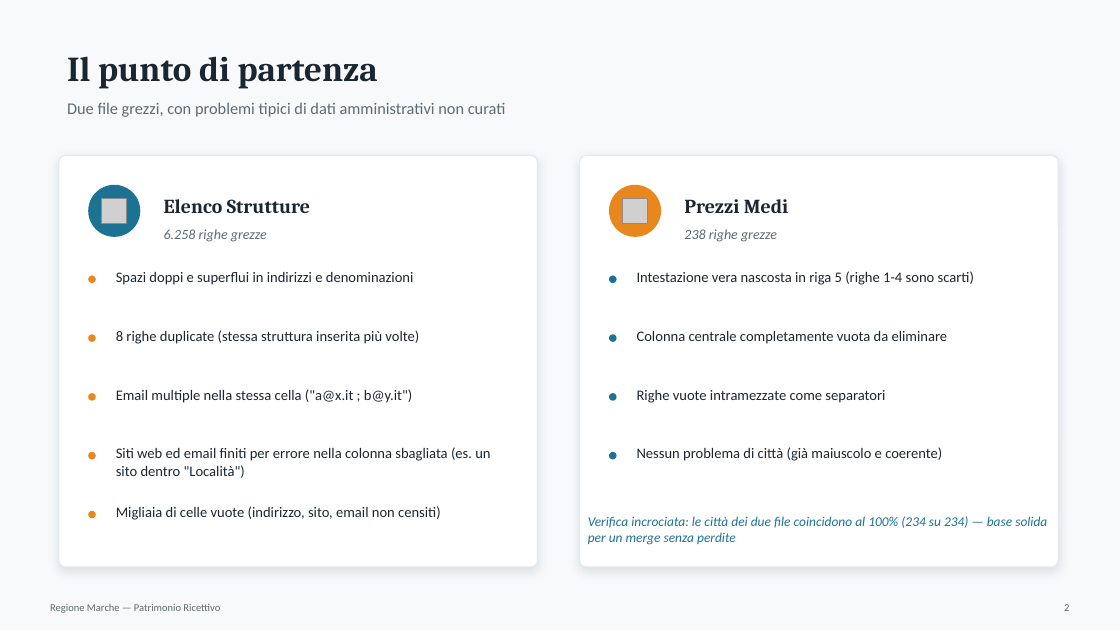
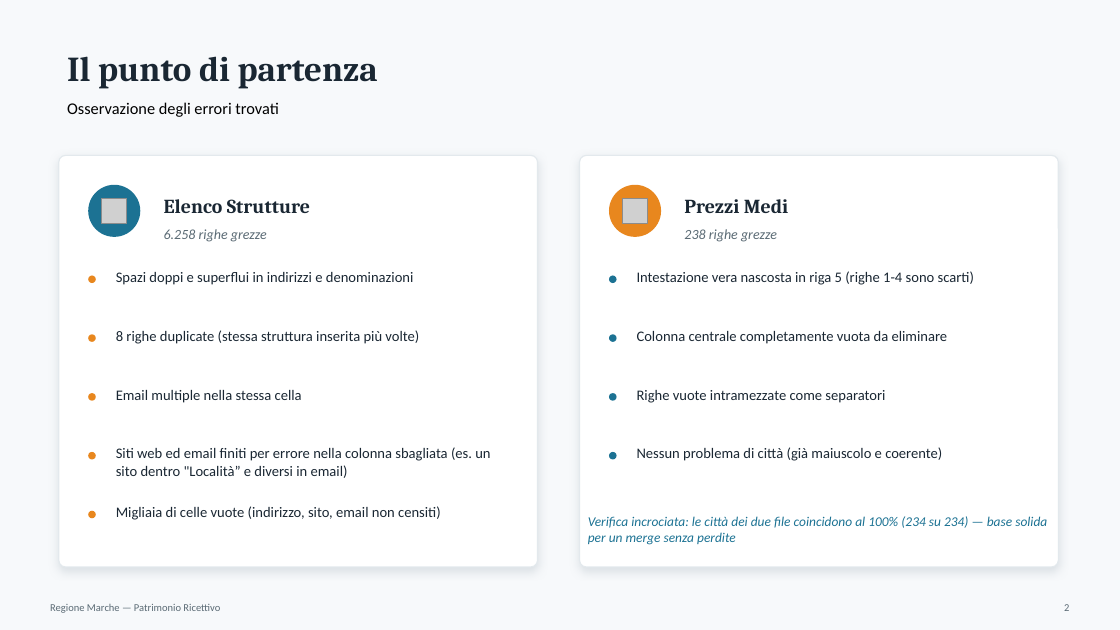
Before and after one commit to epicyana/praticaW4D4, a slide deck: slide 2 of PRESENTAZIONEEPICODE.pptx. Drawn at 1120x630 pixels with LibreOffice and Linux fonts; fonts in the diff are those of the drawing; grey boxes stand for pictures. Boxes give left, top, right and bottom in pixels: in the first picture for what was removed or moved away, otherwise in the second. Text is boxed around its words. In the diff, an @@ line names an element or a change of style, - is before the commit and + after.

```diff
--- a/PRESENTAZIONEEPICODE.pptx
+++ b/PRESENTAZIONEEPICODE.pptx
@@ text at (x1=67, y1=102, x2=278, y2=117): text changed; text colour #5B6B75 to #000000 @@
-Due file grezzi, con problemi tipici di dati amministrativi non curati
+Osservazione degli errori trovati
@@ text at (x1=116, y1=390, x2=302, y2=403): text changed @@
-Email multiple nella stessa cella ("a@x.it ; b@y.it")
+Email multiple nella stessa cella
@@ text at (x1=116, y1=447, x2=490, y2=478): text changed @@
-Siti web ed email finiti per errore nella colonna sbagliata (es. un sito dentro "Località")
+Siti web ed email finiti per errore nella colonna sbagliata (es. un sito dentro "Località” e diversi in email)
```
Also in this commit, not shown: 2 other slides changed, 3 slides added, 2 slides removed.
